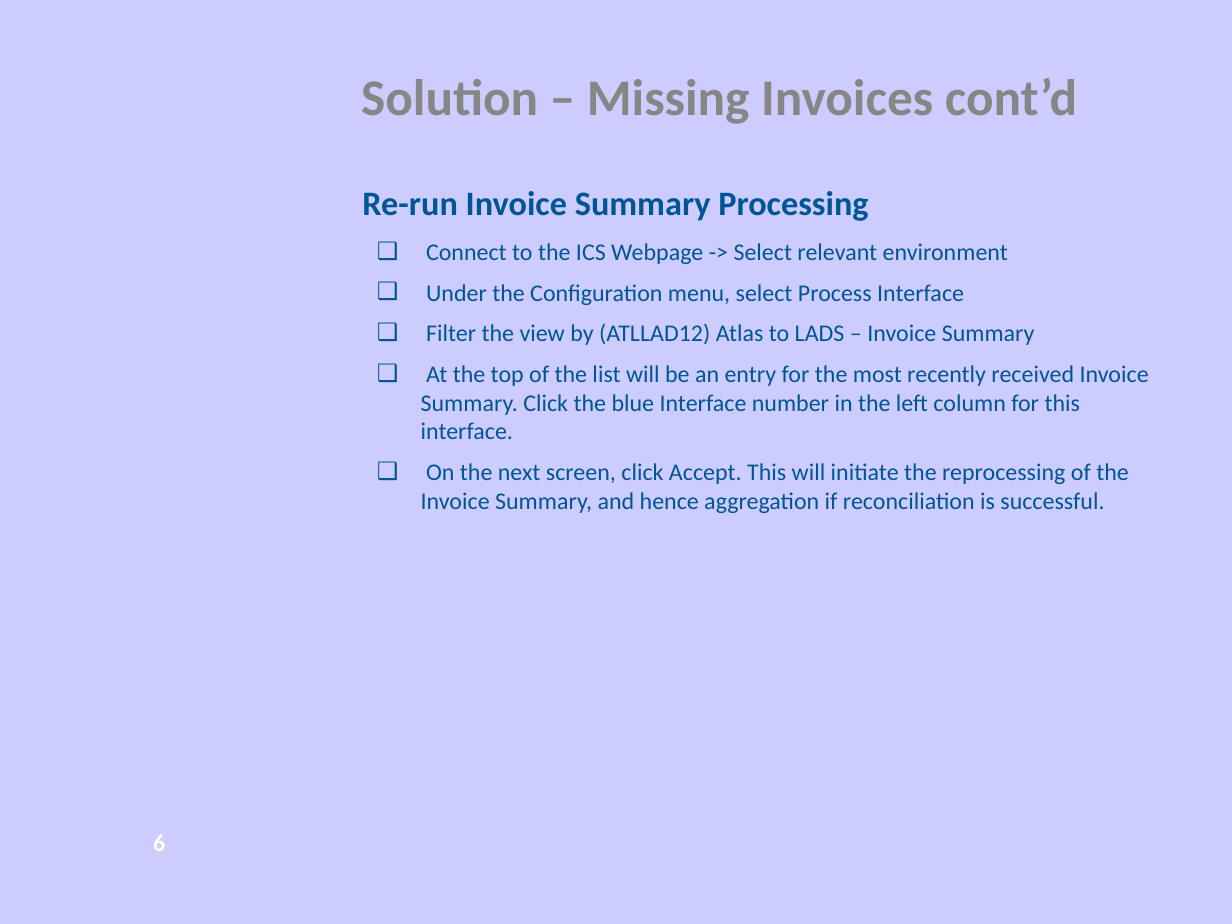
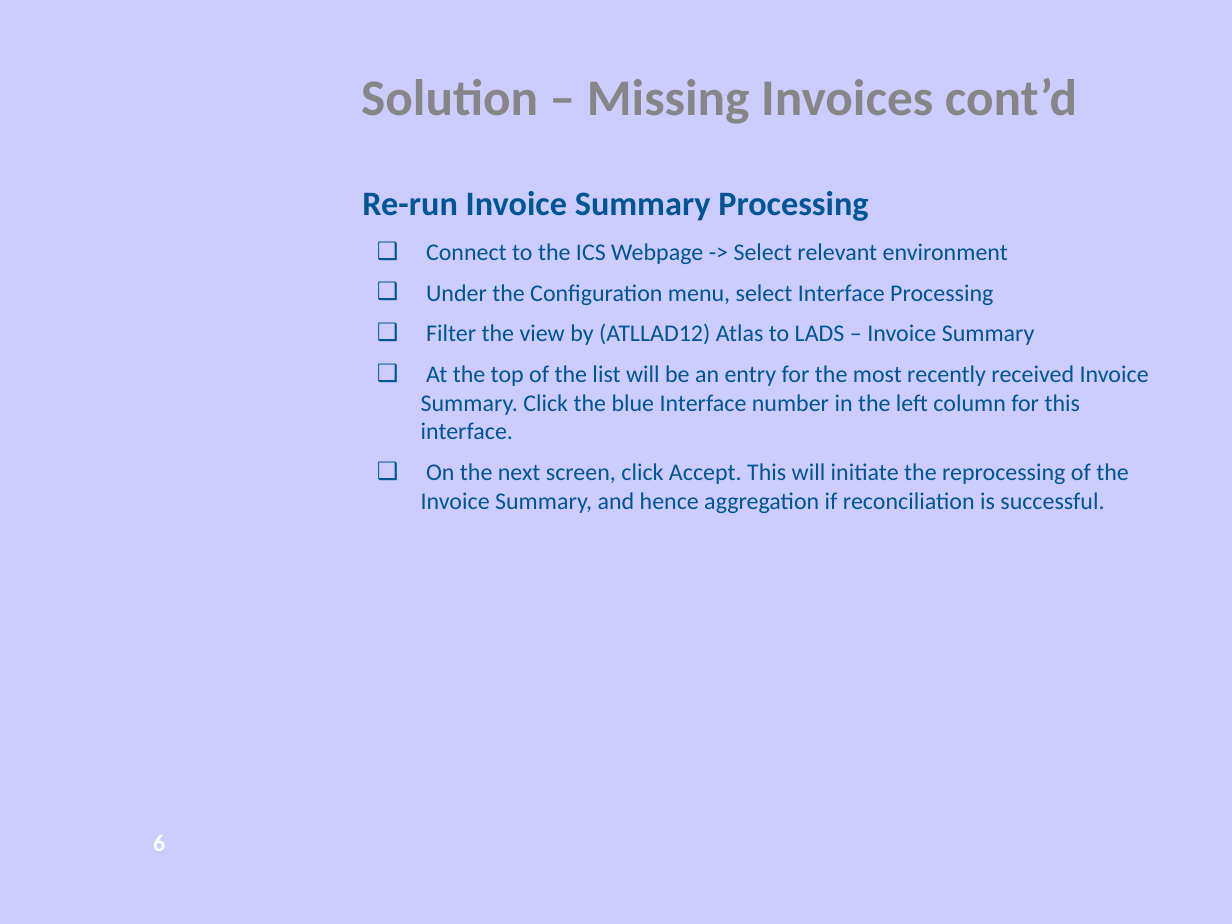
Before and after one commit to pandaasu/ANZregional, a slide deck: slide 6 of DOCUMENTATION/ICS/ON_CALL/Callout_presentation.ppt. Drawn at 1232x924 pixels with LibreOffice and Linux fonts; fonts in the diff are those of the drawing; background and template pictures are left out. Boxes give left, top, right and bottom in pixels: in the first picture for what was removed or moved away, otherwise in the second. Text is boxed around its words. In the diff, an @@ line names an element or a change of style, - is before the commit and + after.

```diff
--- a/DOCUMENTATION/ICS/ON_CALL/Callout_presentation.ppt
+++ b/DOCUMENTATION/ICS/ON_CALL/Callout_presentation.ppt
@@ text at (x1=426, y1=284, x2=993, y2=305): text changed @@
-❑ Under the Configuration menu, select Process Interface
+❑ Under the Configuration menu, select Interface Processing
```
Also in this commit, not shown: 3 other slides changed, 3 slides added.
